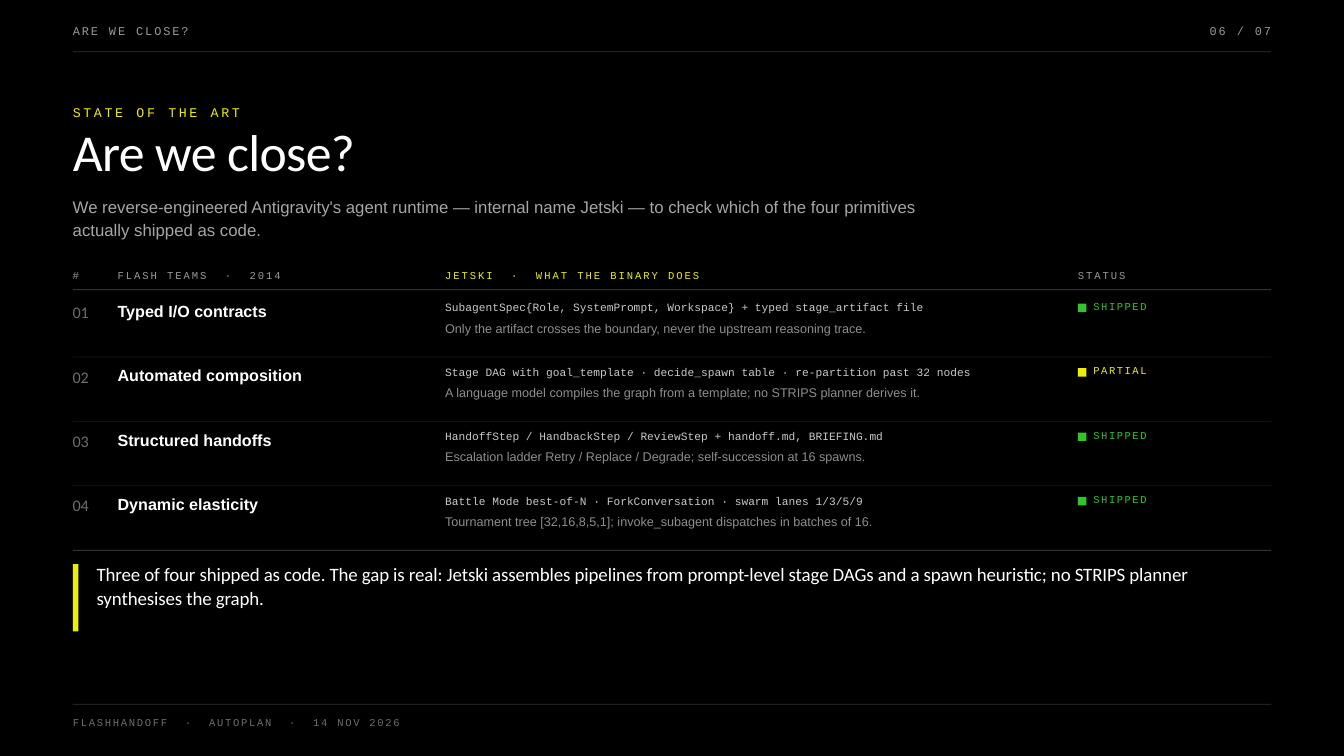
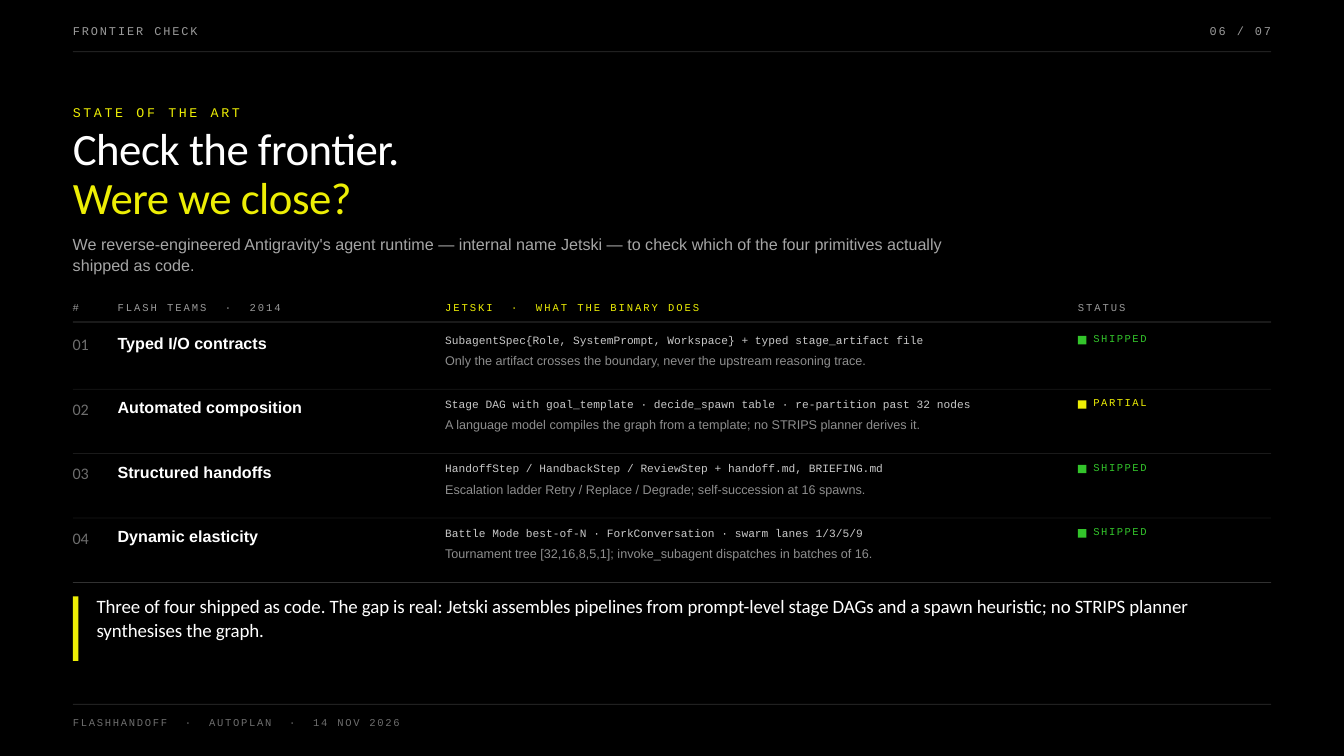
Before and after one commit to maceip/autoplan, a slide deck: slide 6 of preso/FlashHandoff.pptx. Drawn at 1344x756 pixels with LibreOffice and Linux fonts; fonts in the diff are those of the drawing. Boxes give left, top, right and bottom in pixels: in the first picture for what was removed or moved away, otherwise in the second. Text is boxed around its words. In the diff, an @@ line names an element or a change of style, - is before the commit and + after.

```diff
--- a/preso/FlashHandoff.pptx
+++ b/preso/FlashHandoff.pptx
@@ text at (x1=73, y1=27, x2=197, y2=35): text changed @@
-ARE WE CLOSE?
+FRONTIER CHECK
@@ text added at (x1=73, y1=134, x2=399, y2=166), 32 pt, text #FFFFFF @@
+Check the frontier.
@@ text at (x1=73, y1=183, x2=352, y2=215): text changed; size 37 to 32 pt; text colour #FFFFFF to #EDEE05 @@
-Are we close?
+Were we close?
@@ text "We reverse-engineered Antigravity's agent runtime ..." moved from (x1=73, y1=201, x2=915, y2=240) to (x1=73, y1=238, x2=942, y2=275) @@
@@ text "We reverse-engineered Antigravity's agent runtime ..." at (x1=73, y1=238, x2=942, y2=275): size 12 to 11.5 pt; line spacing 16.1pt to 15.2pt @@
@@ 4 texts, 1 rectangle, 1 line moved together from (x1=73, y1=303, x2=1271, y2=421) to (x1=73, y1=335, x2=1271, y2=454) @@
@@ rectangle moved from (x1=1078, y1=497, x2=1086, y2=505) to (x1=1078, y1=465, x2=1086, y2=473) @@
@@ text "SHIPPED" moved from (x1=1093, y1=496, x2=1146, y2=503) to (x1=1093, y1=464, x2=1146, y2=471) @@
@@ rectangle moved from (x1=1078, y1=433, x2=1086, y2=441) to (x1=1078, y1=529, x2=1086, y2=537) @@
@@ text "SHIPPED" moved from (x1=1093, y1=432, x2=1146, y2=439) to (x1=1093, y1=528, x2=1146, y2=535) @@
@@ 19 texts, 4 lines, 2 rectangles moved together from (x1=73, y1=269, x2=1271, y2=632) to (x1=73, y1=301, x2=1271, y2=661) @@
```
Also in this commit, not shown: 6 other files.
